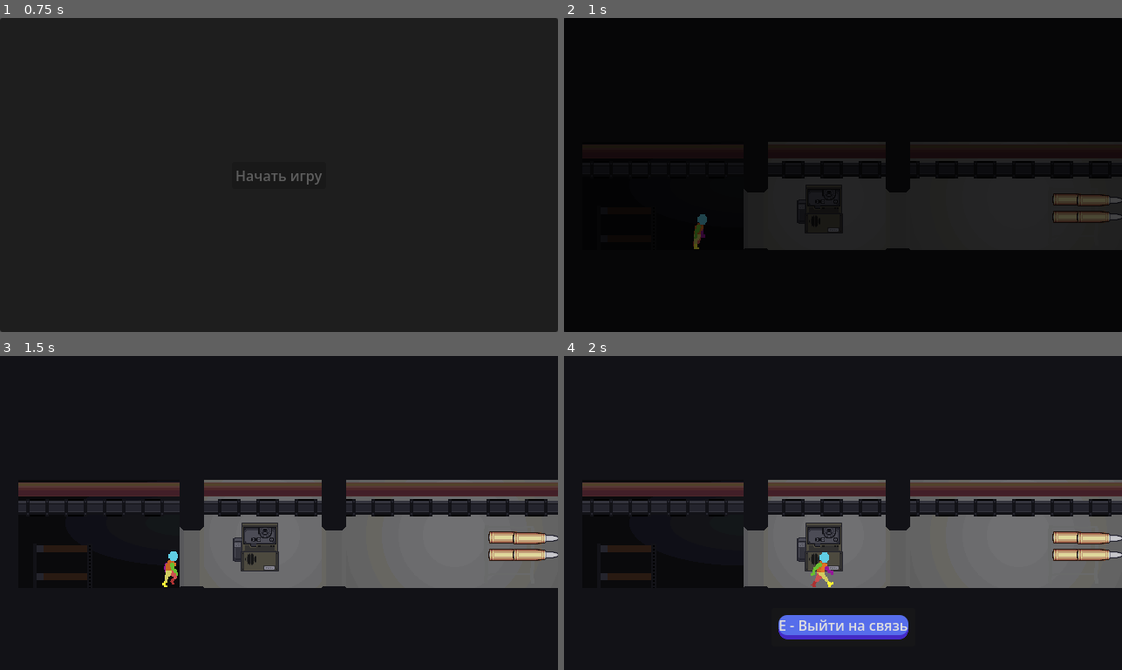
Above: before the commit, frames 1-4 (two rows, left to right).
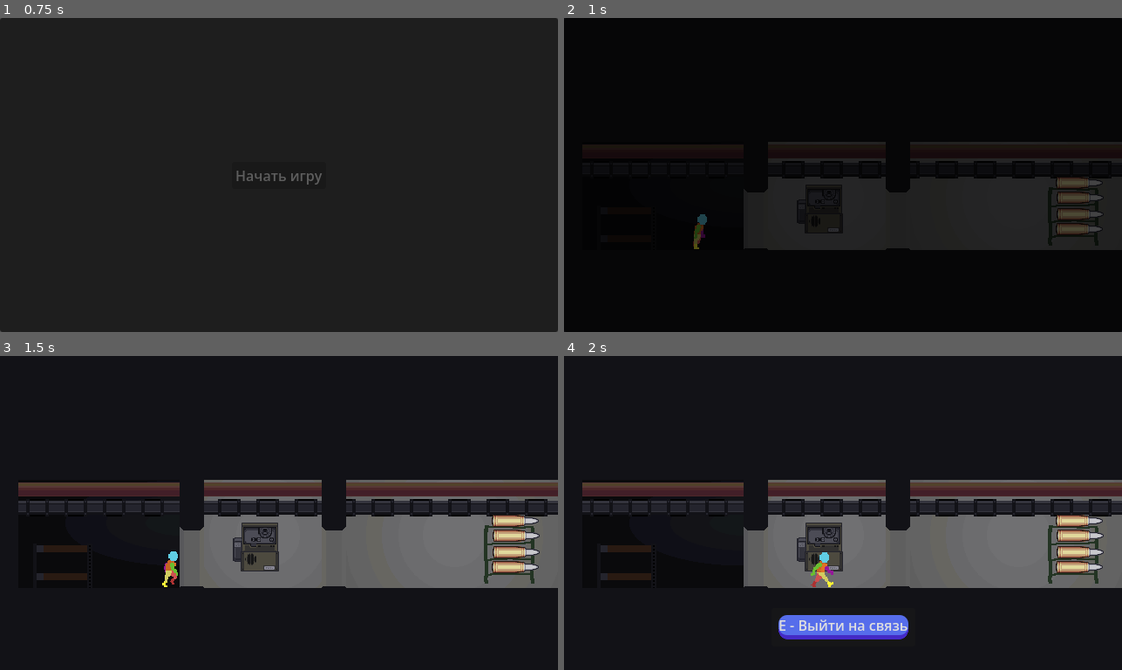
Above: after the commit, the same moments.

Repository: Rootslove/sib-jam-2026
Game: Godot game, scene res://levels/MainMenu.tscn
Two runs of this game, one before a commit and one after it. Both use one fixed random seed, a clock stepped at 60 frames per second and the inputs below.
Inputs (mouse positions are in pixels of both pictures, inside the frame that each line leads up to):
- Up to frame 1 (0.75 s): click "Начать игру" at 0.5 s
- Up to frame 2 (1 s): no input
- Up to frame 3 (1.5 s): move the mouse to (401, 497) at 1.27 s; hold Right (ui_right) from 1.28 s (still down); click (401, 497) at 1.42 s
- Up to frame 4 (2 s): keep holding Right (ui_right)

Frame 1 is identical in both runs. In frame 2, 0.9% of the frame differs, in the area x 87-100%, y 50-70%; in frame 3, 1.7%, in the area x 86-100%, y 50-73%; in frame 4, 1.7%.

Commit message:
Fixes idk

Diff:
--- a/levels/cooking/CookingTable.tscn
+++ b/levels/cooking/CookingTable.tscn
@@ -61,7 +61,7 @@
 anchor = NodePath("../SalterAnchor")
 
 [node name="SalterAnchor" type="Marker2D" parent="." unique_id=521206149]
-position = Vector2(230, 247)
+position = Vector2(159, 258)
 
 [node name="ExitButton" type="Button" parent="." unique_id=1658832286]
 unique_name_in_owner = true
--- a/levels/day_2/day_2.tscn
+++ b/levels/day_2/day_2.tscn
@@ -1,5 +1,6 @@
 [gd_scene format=3 uid="uid://c32aw6ba7trk1"]
 
+[ext_resource type="Script" uid="uid://cb6xfknn214i5" path="res://levels/main_scene.gd" id="1_tyo1q"]
 [ext_resource type="Texture2D" uid="uid://cq5hhl7r8l1tf" path="res://assets/sprites/BG/skyBox.png" id="1_x302v"]
 [ext_resource type="Texture2D" uid="uid://cd2i05qya2dn0" path="res://assets/sprites/BG/2/background.png" id="2_oj2f0"]
 [ext_resource type="Texture2D" uid="uid://bg2nk36ohfqnq" path="res://assets/sprites/BG/2/foreground.png" id="3_mgn70"]
@@ -30,7 +31,7 @@
 
 [sub_resource type="Resource" id="Resource_jd12e"]
 script = ExtResource("8_b244s")
-phrases = Array[String](["Тебе соли жалко, да?", "Жлобяра..."])
+phrases = Array[String](["Тебе соли жалко, да?", "Жлобяра...", "Вон там сзади стол стоит, иди посоли нормально!"])
 speaker = "Твоя пушка"
 metadata/_custom_type_script = "uid://bdvw2h0krd13u"
 
@@ -58,6 +59,7 @@
 [sub_resource type="CircleShape2D" id="CircleShape2D_tyo1q"]
 
 [node name="Day2" type="Node2D" unique_id=421249562]
+script = ExtResource("1_tyo1q")
 
 [node name="Background" type="Node2D" parent="." unique_id=1623411791]
 position = Vector2(475, 199)
@@ -127,6 +129,7 @@
 position = Vector2(431, 246)
 
 [node name="AutoTriggerArea" type="Area2D" parent="Objects" unique_id=799249529 node_paths=PackedStringArray("object_to_trigger")]
+position = Vector2(-20, -1)
 collision_layer = 0
 collision_mask = 2
 script = ExtResource("12_mgn70")
--- a/levels/day_2/radio_day_2.tres
+++ b/levels/day_2/radio_day_2.tres
@@ -4,7 +4,7 @@
 
 [resource]
 script = ExtResource("1_d5idl")
-phrases = Array[String](["Гусеница знает, что она станет бабочкой?", "Как ты думаешь?", "А Бабочка помнит, что бы гусеницей?", "Спать не могу, всё думаю об этом", "А тот, кто спит в коконе, он видит сны?", "Это сны бабочки или гусеницы?", "Ладно, хватит об этом, покорми пушку, она голодная"])
+phrases = Array[String](["Гусеница знает, что она станет бабочкой?", "Как ты думаешь?", "А Бабочка помнит, что была гусеницей?", "Спать не могу, всё думаю об этом", "А тот, кто спит в коконе, он видит сны?", "Это сны бабочки или гусеницы?", "Ладно, хватит с тебя, иди покорми пушку, она голодная"])
 speaker = "Голос из радио"
 id = "124"
 metadata/_custom_type_script = "uid://bdvw2h0krd13u"
--- a/levels/day_3/day_3.tscn
+++ b/levels/day_3/day_3.tscn
@@ -11,6 +11,7 @@
 [ext_resource type="PackedScene" uid="uid://jef01uyf7dly" path="res://scenes/objects/cooking_table/TableObj.tscn" id="11_oij4e"]
 [ext_resource type="PackedScene" uid="uid://bufoopd8eyk71" path="res://scenes/UI/HUD.tscn" id="12_wmywh"]
 [ext_resource type="Script" uid="uid://cf8wu1u008fwv" path="res://scripts/hm_camera.gd" id="13_e8oxv"]
+[ext_resource type="Resource" uid="uid://dyk3wixfu7ojx" path="res://levels/day_3/day_3_dialog.tres" id="13_kacog"]
 [ext_resource type="PackedScene" uid="uid://cwalqlui6h81i" path="res://scenes/PlayerCharacter.tscn" id="14_38113"]
 
 [sub_resource type="RectangleShape2D" id="RectangleShape2D_el5x5"]
@@ -109,3 +110,4 @@
 position = Vector2(142, 243)
 hud = NodePath("../Hud")
 is_shell = true
+start_level_dialog = ExtResource("13_kacog")
--- a/scenes/PlayerCharacter.tscn
+++ b/scenes/PlayerCharacter.tscn
@@ -2,7 +2,11 @@
 
 [ext_resource type="Script" uid="uid://c8ab3m0omm8fi" path="res://scenes/player_character.gd" id="1_cij07"]
 [ext_resource type="Texture2D" uid="uid://bo3hgcvs1vbsf" path="res://assets/sprites/PC/pc.png" id="2_samq8"]
-[ext_resource type="Texture2D" uid="uid://c7stryc575l3i" path="res://assets/sprites/PC/Shell-0003.png" id="3_kn48b"]
+[ext_resource type="Texture2D" uid="uid://3cr8mcju0g8l" path="res://assets/sprites/Obj/shell_type.png" id="3_gk71f"]
+[ext_resource type="AudioStream" uid="uid://c615f3g3cyg12" path="res://assets/SFX/step_1.ogg" id="4_w4u4s"]
+[ext_resource type="AudioStream" uid="uid://dma5cihh52vfy" path="res://assets/SFX/step_2.ogg" id="5_gk71f"]
+[ext_resource type="AudioStream" uid="uid://t6oipr87855p" path="res://assets/SFX/step_3.ogg" id="6_iqs6o"]
+[ext_resource type="AudioStream" uid="uid://bjimpmlti4cog" path="res://assets/SFX/step_4.ogg" id="7_abydg"]
 
 [sub_resource type="CapsuleShape2D" id="CapsuleShape2D_24f1h"]
 
@@ -53,6 +57,26 @@
 "update": 1,
 "values": [0, 1, 2, 3, 4, 5, 6, 7]
 }
+tracks/1/type = "method"
+tracks/1/imported = false
+tracks/1/enabled = true
+tracks/1/path = NodePath("Steps")
+tracks/1/interp = 1
+tracks/1/loop_wrap = true
+tracks/1/keys = {
+"times": PackedFloat32Array(0.1, 0.41902393, 0.7),
+"transitions": PackedFloat32Array(1, 1, 1),
+"values": [{
+"args": [0.0],
+"method": &"play"
+}, {
+"args": [0.0],
+"method": &"play"
+}, {
+"args": [0.0],
+"method": &"play"
+}]
+}
 
 [sub_resource type="AnimationLibrary" id="AnimationLibrary_bjtiv"]
 _data = {
@@ -60,6 +84,14 @@
 &"idle": SubResource("Animation_samq8"),
 &"walk": SubResource("Animation_w4u4s")
 }
+
+[sub_resource type="AudioStreamRandomizer" id="AudioStreamRandomizer_kn48b"]
+random_volume_offset_db = 5.02
+streams_count = 4
+stream_0/stream = ExtResource("4_w4u4s")
+stream_1/stream = ExtResource("5_gk71f")
+stream_2/stream = ExtResource("6_iqs6o")
+stream_3/stream = ExtResource("7_abydg")
 
 [node name="PlayerCharacter" type="CharacterBody2D" unique_id=1584477530]
 scale = Vector2(1.4, 1.4)
@@ -69,6 +101,7 @@
 [node name="ItemMarker" type="Marker2D" parent="." unique_id=2085028619]
 unique_name_in_owner = true
 position = Vector2(9, -10)
+scale = Vector2(0.7, 0.7)
 
 [node name="Sprite2D" type="Sprite2D" parent="." unique_id=1882508325]
 unique_name_in_owner = true
@@ -87,6 +120,11 @@
 [node name="ShellSprite" type="Sprite2D" parent="." unique_id=718780255]
 unique_name_in_owner = true
 visible = false
-position = Vector2(6.428571, 1.4285713)
+position = Vector2(-0.7142857, -1.4285715)
 rotation = -1.5707964
-texture = ExtResource("3_kn48b")
+scale = Vector2(0.7, 0.7)
+texture = ExtResource("3_gk71f")
+
+[node name="Steps" type="AudioStreamPlayer2D" parent="." unique_id=1559030527]
+stream = SubResource("AudioStreamRandomizer_kn48b")
+volume_db = -10.947
--- a/scenes/objects/shelve&shells/Shelve.tscn
+++ b/scenes/objects/shelve&shells/Shelve.tscn
@@ -24,21 +24,21 @@
 shape = SubResource("RectangleShape2D_i4ec0")
 
 [node name="ShelveSlot" type="Marker2D" parent="." unique_id=2007067789]
-position = Vector2(-25, -21)
+position = Vector2(-21, -40)
 script = ExtResource("3_i4ec0")
 metadata/_custom_type_script = "uid://c64qkrudarhkp"
 
 [node name="ShelveSlot2" type="Marker2D" parent="." unique_id=908929162]
-position = Vector2(3, -20)
+position = Vector2(-20, -23)
 script = ExtResource("3_i4ec0")
 metadata/_custom_type_script = "uid://c64qkrudarhkp"
 
 [node name="ShelveSlot3" type="Marker2D" parent="." unique_id=1402818212]
-position = Vector2(-25, -1)
+position = Vector2(-20, -4)
 script = ExtResource("3_i4ec0")
 metadata/_custom_type_script = "uid://c64qkrudarhkp"
 
 [node name="ShelveSlot4" type="Marker2D" parent="." unique_id=187908097]
-position = Vector2(3, -1)
+position = Vector2(-21, 13)
 script = ExtResource("3_i4ec0")
 metadata/_custom_type_script = "uid://c64qkrudarhkp"
--- a/scenes/player_character.gd
+++ b/scenes/player_character.gd
@@ -12,8 +12,17 @@
 
 @export var is_shell : bool = false
 @export var end_level_dialog : DialogRes
+@export var start_level_dialog : DialogRes
+
+var timer : Timer
 
 func _ready() -> void:
+	timer = Timer.new()
+	timer.one_shot = true
+	timer.timeout.connect(start_dialog)
+	if start_level_dialog :
+		add_child(timer)
+		timer.start(0.6)
 	GManager.player = self
 	if is_shell :
 		%Sprite2D.visible = false
@@ -64,6 +73,9 @@
 	carried_item = null
 	return item_to_return
 
+func start_dialog() -> void:
+	hud.start_dialogue(start_level_dialog)
+
 func _input(event: InputEvent) -> void:
 	if not is_shell || abs(velocity.x) > 100:
 		return
Not shown, added: assets/SFX/step_1.ogg.import
Not shown, added: assets/SFX/step_2.ogg.import
Not shown, added: assets/SFX/step_3.ogg.import
Not shown, added: assets/SFX/step_4.ogg.import
Binary file changed: assets/sprites/PC/Shelve-0002.png
Not shown, added: export_presets.cfg
Not shown, changed: .gitignore
Not shown, added: assets/SFX/step_1.ogg
Not shown, added: assets/SFX/step_2.ogg
Not shown, added: assets/SFX/step_3.ogg
Not shown, added: assets/SFX/step_4.ogg
